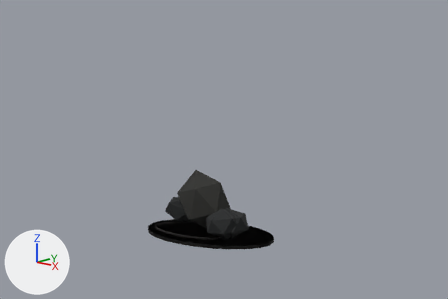
The Blender file SourceAssets/Blender/Props/Giants/BloodAxe/CaveApproachMarkers/SM_GIA_BloodAxeCollapsedThresholdCairn_A01/SM_GIA_BloodAxeCollapsedThresholdCairn_A01.blend: old version first, new version second.
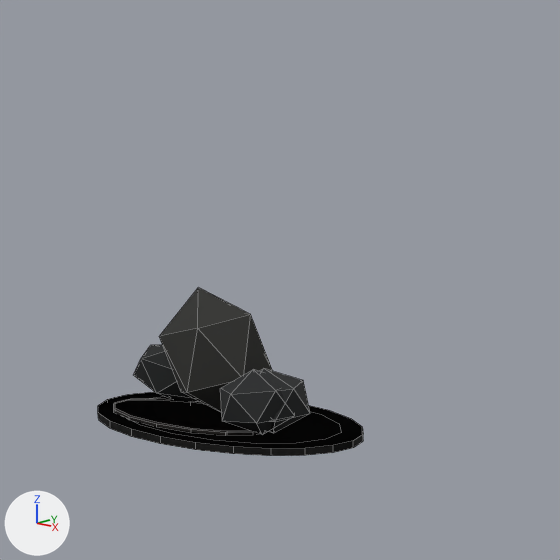
There are two pictures of each version: one from the file's camera 'Camera', one close up on the part from 23% to 82% of the width and 11% to 100% of the height. The axes (+X, +Y, +Z) are drawn at lower left. The lights are the same throughout. The last two pictures show the newer version. The close-ups show mesh edges as thin lines. The same objects are shown in both versions, whatever each file hides.

Before the edit, the objects in view are built like this:
```python
ob_lod1_approachmarker_ashmudbase = bpy.data.objects.new('LOD1_ApproachMarker_AshMudBase', me_cylinder_002)
ob_lod1_approachmarker_ashmudbase.location = (0.0, 0.0, 3.0)
ob_lod1_approachmarker_mudscuff = bpy.data.objects.new('LOD1_ApproachMarker_MudScuff', me_cylinder_003)
ob_lod1_approachmarker_mudscuff.location = (-29.5, -13.0, 6.5)
ob_lod1_approachmarker_stone_sunkfootleft = bpy.data.objects.new('LOD1_ApproachMarker_Stone_SunkFootLeft', me_icosphere_005)
ob_lod1_approachmarker_stone_sunkfootleft.location = (-69.1, 31.4, 30.0)
ob_lod1_approachmarker_stone_sunkfootright = bpy.data.objects.new('LOD1_ApproachMarker_Stone_SunkFootRight', me_icosphere_006)
ob_lod1_approachmarker_stone_sunkfootright.location = (55.4, -27.9, 34.0)
ob_lod1_ritualguidepost_stone_sunkfootleft = bpy.data.objects.new('LOD1_RitualGuidepost_Stone_SunkFootLeft', me_icosphere_016)
ob_lod1_ritualguidepost_stone_sunkfootleft.location = (-73.2, 20.2, 30.0)
ob_lod1_ritualguidepost_stone_sunkfootright = bpy.data.objects.new('LOD1_RitualGuidepost_Stone_SunkFootRight', me_icosphere_017)
ob_lod1_ritualguidepost_stone_sunkfootright.location = (59.1, -18.9, 34.0)
ob_lod2_approachmarker_stone_leaningprimary = bpy.data.objects.new('LOD2_ApproachMarker_Stone_LeaningPrimary', me_icosphere_007)
ob_lod2_approachmarker_stone_leaningprimary.location = (-17.9, 1.9, 58.0)
ob_lod2_approachmarker_stone_sunkfootleft = bpy.data.objects.new('LOD2_ApproachMarker_Stone_SunkFootLeft', me_icosphere_008)
ob_lod2_approachmarker_stone_sunkfootleft.location = (-69.1, 31.4, 30.0)
# also in view: 'LOD1_RitualGuidepost_MudScuff' at (-27.0, -17.0, 6.0)
```
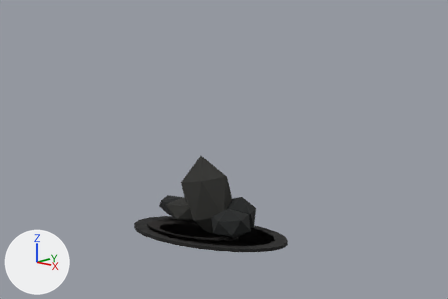
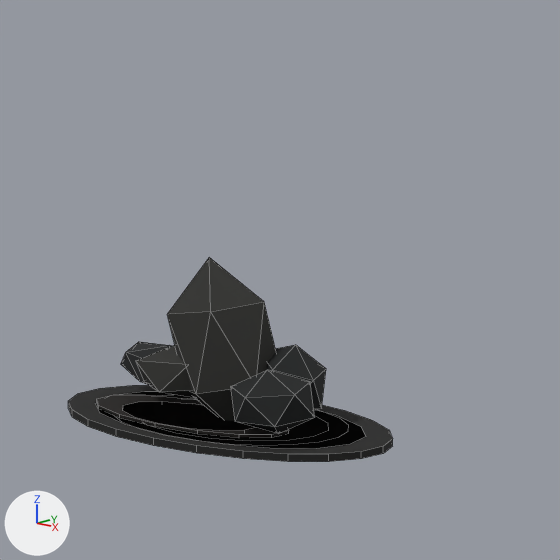
Pixel boxes (x1, y1, x2, y2) of what changed, in the close-ups (560 x 560 px):
'LOD2_ApproachMarker_Stone_LeaningPrimary', reshaped, moved (31% taller): before (159, 288, 272, 413); after (167, 257, 276, 421)
'LOD1_ApproachMarker_AshMudBase', rescaled (23% wider, 20% taller): before (98, 392, 363, 456); after (68, 385, 393, 462)
'LOD1_ApproachMarker_Stone_SunkFootRight', reshaped, moved (12% wider): before (220, 369, 295, 434); after (231, 370, 315, 434)
'LOD1_RitualGuidepost_Stone_SunkFootRight', reshaped: before (260, 368, 310, 433); after (136, 345, 194, 398)
'LOD1_ApproachMarker_Stone_SunkFootLeft', reshaped, moved (not visible before): after (266, 345, 326, 410)
'LOD1_RitualGuidepost_Stone_SunkFootLeft', reshaped (not visible afterwards): before (134, 345, 198, 401)
'LOD2_ApproachMarker_Stone_SunkFootLeft', reshaped, moved (not visible before): after (121, 342, 171, 385)
'LOD1_RitualGuidepost_AshMudBase', unchanged, uncovered by the edit: after (118, 398, 348, 446)

Edits to the bpy script that builds the scene:
```text
Change me_cylinder_002:
    remove me_cylinder_002.from_pydata(...)  # 44 vertices, 24 faces; spans x -123.0..123.0, y -83.0..83.0, z -3.0..3.0
    add me_cylinder_002.from_pydata(...)  # 44 vertices, 24 faces; spans x -155.0..155.0, y -91.0..91.0, z -3.0..3.0
    me_cylinder_002 part 1: the whole mesh is scaled about its middle by (1.26, 1.1, 1)
Change me_icosphere_005:
    remove me_icosphere_005.from_pydata(...)  # 12 vertices, 20 faces; spans x -37.7..37.7, y -27.3..27.3, z -24.3..24.3
    add me_icosphere_005.from_pydata(...)  # 12 vertices, 20 faces; spans x -37.5..37.5, y -26.4..26.4, z -29.9..29.9
    me_icosphere_005 part 6: 12 of 12 vertices moved; they spanned x -37.7..37.7, y -27.3..27.3, z -24.3..24.3 and now span x -37.5..37.5, y -26.4..26.4, z -29.9..29.9; mean shift (0.0, 0.0, 0.0)
Change me_icosphere_006:
    remove me_icosphere_006.from_pydata(...)  # 12 vertices, 20 faces; spans x -38.9..38.9, y -30.4..30.4, z -26.3..26.3
    add me_icosphere_006.from_pydata(...)  # 12 vertices, 20 faces; spans x -44.9..44.9, y -33.4..33.4, z -26.3..26.3
    me_icosphere_006 part 3: 12 of 12 vertices moved; they spanned x -38.9..38.9, y -30.4..30.4, z -26.3..26.3 and now span x -44.9..44.9, y -33.4..33.4, z -26.3..26.3; mean shift (0.0, 0.0, 0.0)
Change me_icosphere_007:
    remove me_icosphere_007.from_pydata(...)  # 12 vertices, 20 faces; spans x -44.8..44.8, y -29.8..29.8, z -51.9..51.9
    add me_icosphere_007.from_pydata(...)  # 12 vertices, 20 faces; spans x -45.5..45.5, y -31.0..31.0, z -71.4..71.4
    me_icosphere_007 part 5: 12 of 12 vertices moved; they spanned x -44.8..44.8, y -29.8..29.8, z -51.9..51.9 and now span x -45.5..45.5, y -31.0..31.0, z -71.4..71.4; mean shift (0.0, 0.0, 0.0)
Change me_icosphere_008:
    remove me_icosphere_008.from_pydata(...)  # 12 vertices, 20 faces; spans x -33.0..33.0, y -24.0..24.0, z -21.3..21.3
    add me_icosphere_008.from_pydata(...)  # 12 vertices, 20 faces; spans x -36.7..36.7, y -25.3..25.3, z -19.0..19.0
    me_icosphere_008 part 2: 12 of 12 vertices moved; they spanned x -33.0..33.0, y -24.0..24.0, z -21.3..21.3 and now span x -36.7..36.7, y -25.3..25.3, z -19.0..19.0; mean shift (0.0, 0.0, 0.0)
Change me_icosphere_016:
    remove me_icosphere_016.from_pydata(...)  # 12 vertices, 20 faces; spans x -35.3..35.3, y -29.2..29.2, z -24.3..24.3
    add me_icosphere_016.from_pydata(...)  # 12 vertices, 20 faces; spans x -32.9..32.9, y -23.1..23.1, z -26.2..26.2
    me_icosphere_016 part 7: 12 of 12 vertices moved; they spanned x -35.3..35.3, y -29.2..29.2, z -24.3..24.3 and now span x -32.9..32.9, y -23.1..23.1, z -26.2..26.2; mean shift (0.0, 0.0, 0.0)
Change me_icosphere_017:
    remove me_icosphere_017.from_pydata(...)  # 12 vertices, 20 faces; spans x -38.0..38.0, y -30.2..30.2, z -26.3..26.3
    add me_icosphere_017.from_pydata(...)  # 12 vertices, 20 faces; spans x -55.3..55.3, y -30.7..30.7, z -25.1..25.1
    me_icosphere_017 part 4: 12 of 12 vertices moved; they spanned x -38.0..38.0, y -30.2..30.2, z -26.3..26.3 and now span x -55.3..55.3, y -30.7..30.7, z -25.1..25.1; mean shift (0.0, 0.0, 0.0)
Change ob_lod1_approachmarker_stone_sunkfootleft:
    ob_lod1_approachmarker_stone_sunkfootleft.location: (-69.1, 31.4, 30.0) -> (44.9, 22.4, 42.0)
Change ob_lod1_approachmarker_stone_sunkfootright:
    ob_lod1_approachmarker_stone_sunkfootright.location: (55.4, -27.9, 34.0) -> (69.7, -25.4, 36.0)
Change ob_lod2_approachmarker_stone_leaningprimary:
    ob_lod2_approachmarker_stone_leaningprimary.location: (-17.9, 1.9, 58.0) -> (-6.0, -0.3, 66.0)
Change ob_lod2_approachmarker_stone_sunkfootleft:
    ob_lod2_approachmarker_stone_sunkfootleft.location: (-69.1, 31.4, 30.0) -> (-101.1, 32.8, 28.0)
```
